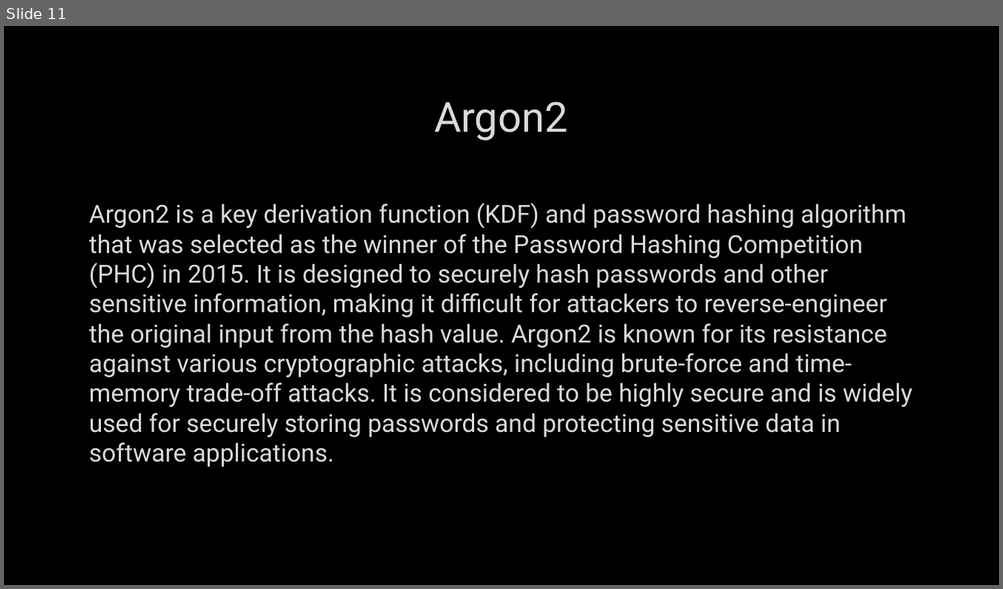
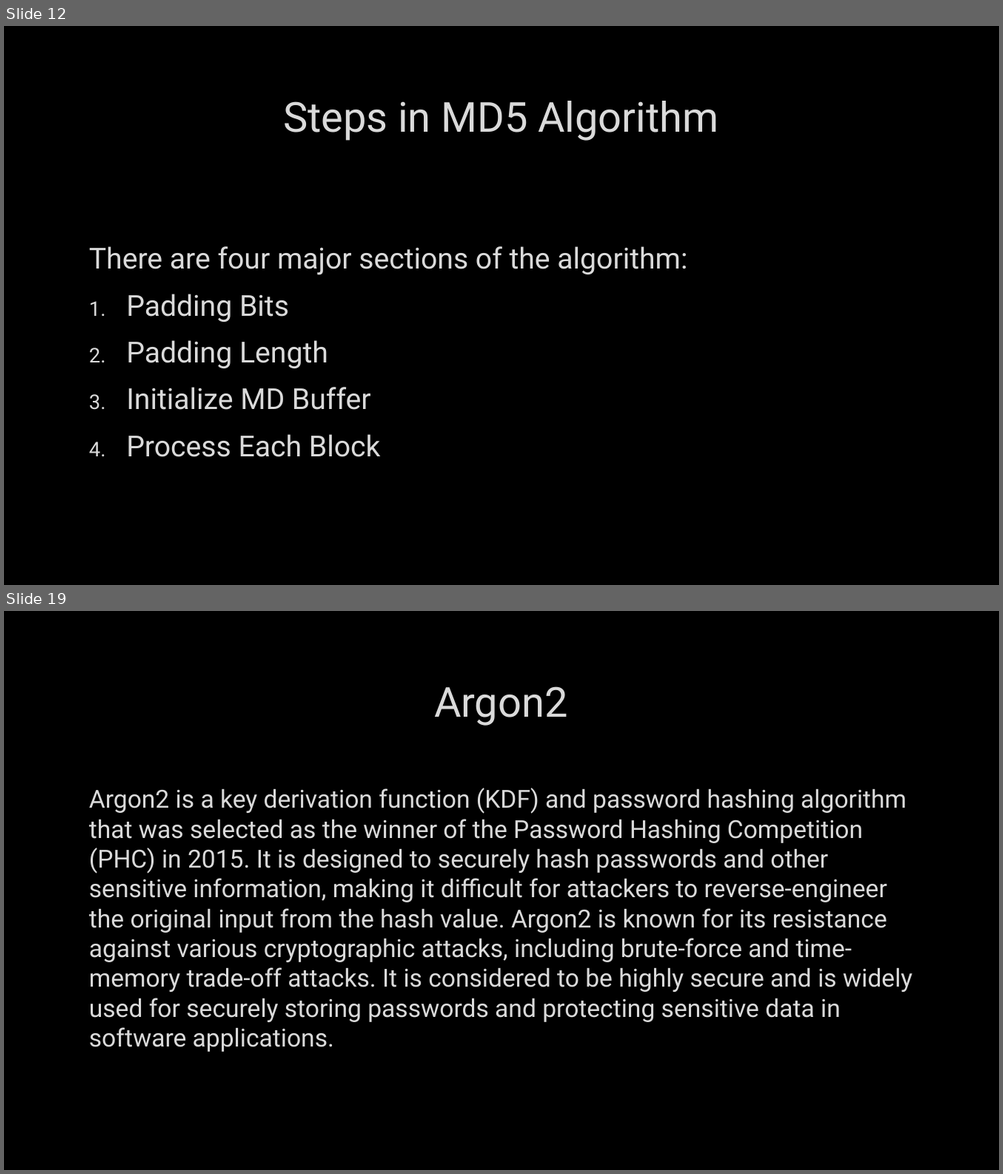
Before and after one commit to MohamedEmary/graduation-project, a slide deck: tasks/week-01/hashing.pptx. Shown one above the other, each under a label of ours: slide 11 before the commit, slides 12 and 19 after it; the slides between them are not shown. The pictures are 1003x589 and 1003x1174 pixels, drawn with LibreOffice and Linux fonts; fonts in the diff are those of the drawing; background and template pictures are left out. Boxes give left, top, right and bottom in pixels: in the first picture for what was removed or moved away, otherwise in the second. Text is boxed around its words. In the diff, an @@ line names an element or a change of style, - is before the commit and + after.

Commit message:
add content of MD5 algorithm

```diff
--- a/tasks/week-01/hashing.pptx
+++ b/tasks/week-01/hashing.pptx
@@ slide 12 added at [4,26,999,585], background picture (left out) @@
@@ title added at [283,101,718,141], 40 pt, text #DADADA @@
+Steps in MD5 Algorithm
@@ text added at [89,247,687,457], 28 pt, text #DADADA @@
+There are four major sections of the algorithm:
+1. Padding Bits
+2. Padding Length
+3. Initialize MD Buffer
+4. Process Each Block
@@ what was slide 11 is now slide 19 @@
```
Also in this commit, not shown: 8 other slides added, 1 slide removed.
